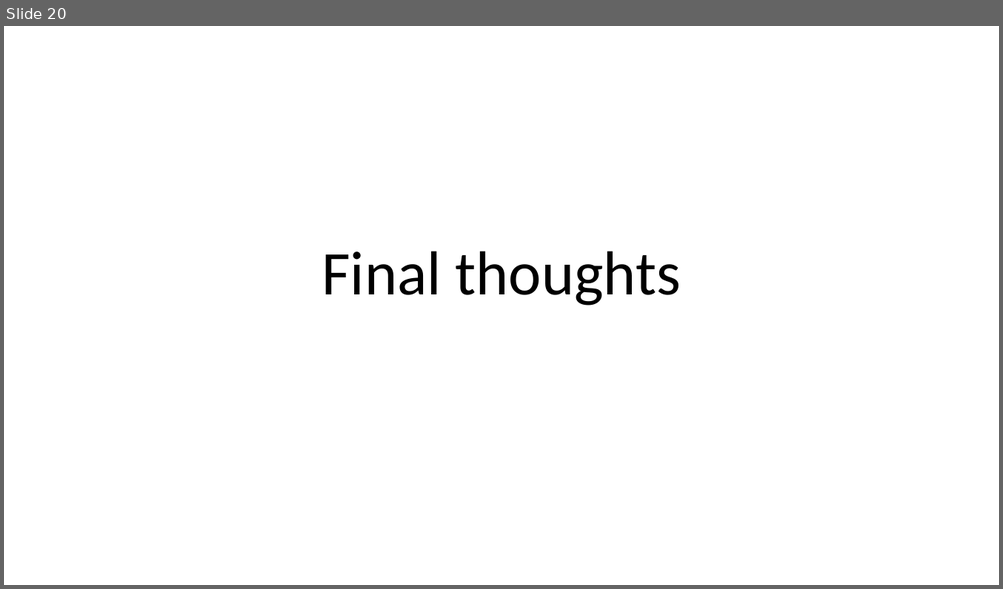
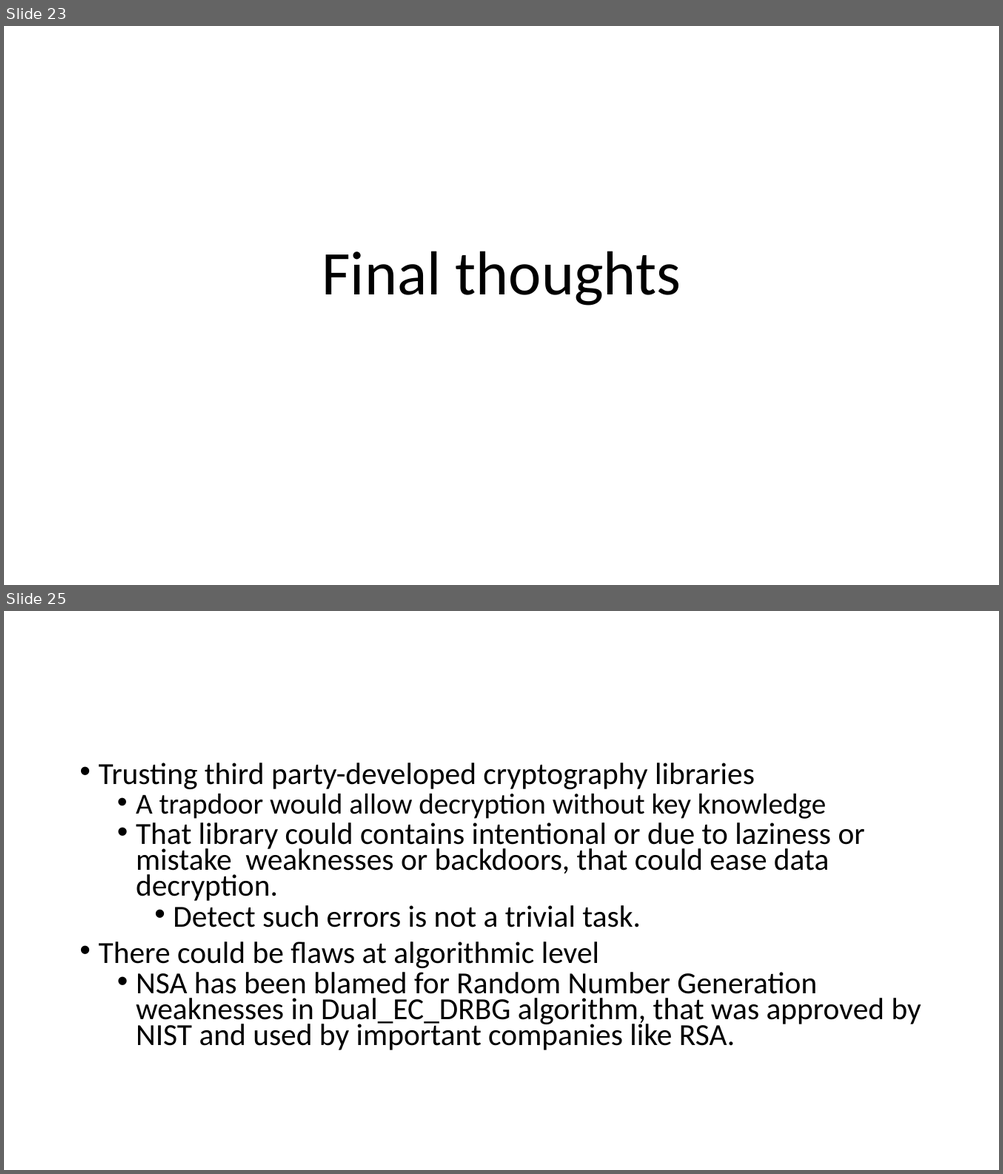
Before and after one commit to fparricelli/Encrypted-data-exchange-between-two-Arduino-boards-using-Symmetric-Encryption, a slide deck: Documentazione e cose così/Slide_concettuali_Luca.pptx. Shown one above the other, each under a label of ours: slide 20 before the commit, slides 23 and 25 after it; the slides between them are not shown. The pictures are 1003x589 and 1003x1174 pixels, drawn with LibreOffice and Linux fonts; fonts in the diff are those of the drawing. Boxes give left, top, right and bottom in pixels: in the first picture for what was removed or moved away, otherwise in the second. Text is boxed around its words. In the diff, an @@ line names an element or a change of style, - is before the commit and + after.

```diff
--- a/Documentazione e cose così/Slide_concettuali_Luca.pptx
+++ b/Documentazione e cose così/Slide_concettuali_Luca.pptx
@@ slide 25 added at [4, 611, 999, 1170], background #FFFFFF @@
@@ text added at [99, 763, 921, 1051], 29.6 pt, text #000000 @@
+• Trusting third party-developed cryptography libraries
+  • A trapdoor would allow decryption without key knowledge
+  • That library could contains intentional or due to laziness or mistake weaknesses or backdoors, that could ease data decryption.
+    • Detect such errors is not a trivial task.
+• There could be flaws at algorithmic level
+  • NSA has been blamed for Random Number Generation weaknesses in Dual_EC_DRBG algorithm, that was approved by NIST and used by important companies like RSA.
@@ what was slide 20 is now slide 23 @@
```
Also in this commit, not shown: 6 slides changed, 4 other slides added, 32 other files.
